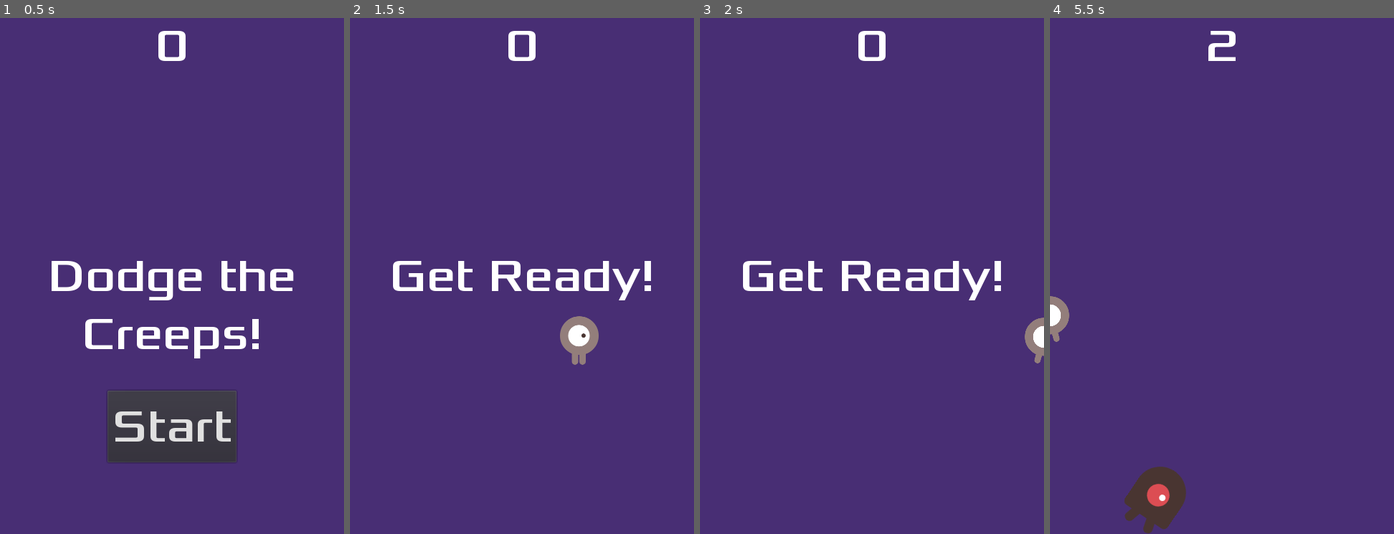
Above: before the commit, frames 1-4 (left to right).
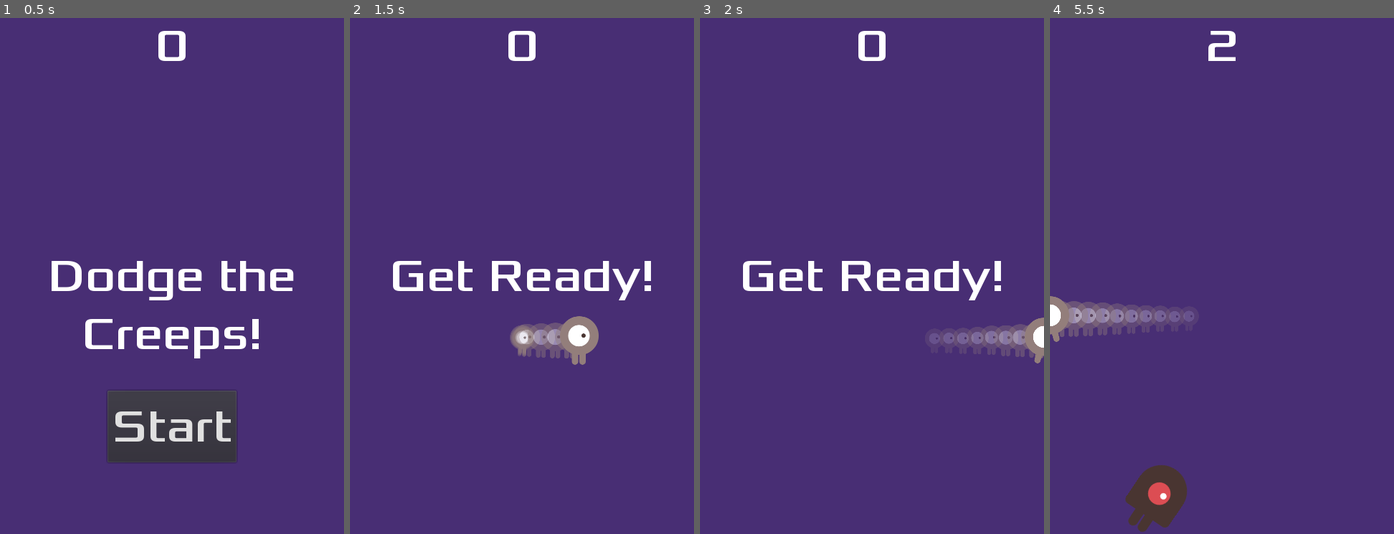
Above: after the commit, the same moments.

Repository: vibrunazo/godot-dodge
Game: Godot game, scene res://Main.tscn
Two runs of this game, one before a commit and one after it. Both use one fixed random seed, a clock stepped at 60 frames per second and the inputs below.
Inputs:
- Up to frame 1 (0.5 s): no input
- Up to frame 2 (1.5 s): click "Start" at 0.5 s; tap Enter at 1.25 s; hold Right (ui_right) from 1.28 s (still down)
- Up to frame 3 (2 s): keep holding Right (ui_right)
- Up to frame 4 (5.5 s): release Right (ui_right) at 2.03 s; hold Down (ui_down) 2.03-2.78 s; hold Right (ui_right) 2.78-3.53 s; tap Space at 3.5 s; hold Up (ui_up) 3.53-4.28 s; hold Left (ui_left) from 4.28 s (still down)

Frame 1 is identical in both runs. In frame 2, 0.9% of the frame differs, in the area x 46-65%, y 59-66%; in frame 3, 1.0%; in frame 4, 1.8%, in the area x 2-42%, y 54-100%.

Commit message:
particles

Diff:
--- a/Main.gd
+++ b/Main.gd
@@ -37,7 +37,7 @@
 	$HUD.update_score(score)
 
 func _on_MobTimer_timeout():
-	$MobTimer.wait_time = clamp(2 - score * 0.02, 0.4, 2)
+	$MobTimer.wait_time = clamp(2 - score * 0.02, 0.2, 2)
 	print('mob timer: %f' % $MobTimer.wait_time)
 	# Choose a random location on Path2D
 	$MobPath/MobSpawnLocation.offset = randi()
--- a/Main.tscn
+++ b/Main.tscn
@@ -45,6 +45,8 @@
 curve = SubResource( 1 )
 
 [node name="MobSpawnLocation" type="PathFollow2D" parent="MobPath"]
+position = Vector2( -60, -60 )
+rotation = 1.95305e-06
 
 [node name="HUD" parent="." instance=ExtResource( 4 )]
 
--- a/Mob.tscn
+++ b/Mob.tscn
@@ -42,7 +42,6 @@
 scale = Vector2( 0.75, 0.75 )
 frames = SubResource( 1 )
 animation = "walk"
-frame = 1
 playing = true
 
 [node name="CollisionShape2D" type="CollisionShape2D" parent="."]
--- a/Player.gd
+++ b/Player.gd
@@ -1,4 +1,6 @@
 extends Area2D
+
+class_name Player, "res://art/playerGrey_walk2.png"
 
 signal hit
 
@@ -60,5 +62,6 @@
 
 func start(pos):
 	position = pos
+	$Trail.restart()
 	show()
 	$CollisionShape2D.disabled = false
--- a/Player.tscn
+++ b/Player.tscn
@@ -23,7 +23,30 @@
 radius = 27.0
 height = 14.0
 
+[sub_resource type="Gradient" id=6]
+colors = PoolColorArray( 1, 1, 1, 0.501961, 1, 1, 1, 0.159966 )
+
+[sub_resource type="GradientTexture" id=7]
+gradient = SubResource( 6 )
+
+[sub_resource type="Curve" id=4]
+_data = [ Vector2( 0.0175439, 0.501136 ), 0.0, 0.0, 0, 0, Vector2( 0.991228, 0.3375 ), 0.0, 0.0, 0, 0 ]
+
+[sub_resource type="CurveTexture" id=5]
+curve = SubResource( 4 )
+
+[sub_resource type="ParticlesMaterial" id=3]
+flag_disable_z = true
+gravity = Vector3( 0, 0, 0 )
+initial_velocity = 1.0
+orbit_velocity = 0.0
+orbit_velocity_random = 0.0
+scale = 0.75
+scale_curve = SubResource( 5 )
+color_ramp = SubResource( 7 )
+
 [node name="Player" type="Area2D"]
+z_index = 10
 script = ExtResource( 5 )
 __meta__ = {
 "_edit_group_": true
@@ -37,4 +60,12 @@
 [node name="CollisionShape2D" type="CollisionShape2D" parent="."]
 shape = SubResource( 2 )
 
+[node name="Trail" type="Particles2D" parent="."]
+z_index = -1
+amount = 10
+speed_scale = 2.0
+local_coords = false
+process_material = SubResource( 3 )
+texture = ExtResource( 1 )
+
 [connection signal="body_entered" from="." to="." method="_on_Player_body_entered"]
--- a/project.godot
+++ b/project.godot
@@ -13,16 +13,22 @@
 "class": "Mob",
 "language": "GDScript",
 "path": "res://Mob.gd"
+}, {
+"base": "Area2D",
+"class": "Player",
+"language": "GDScript",
+"path": "res://Player.gd"
 } ]
 _global_script_class_icons={
-"Mob": "res://art/enemyWalking_1.png"
+"Mob": "res://art/enemyWalking_1.png",
+"Player": "res://art/playerGrey_walk2.png"
 }
 
 [application]
 
 config/name="Your First Game"
 run/main_scene="res://Main.tscn"
-config/icon="res://icon.png"
+config/icon="res://art/playerGrey_walk2.png"
 
 [display]
 
Not shown: 1 places in Player.tscn that only renumber resources
